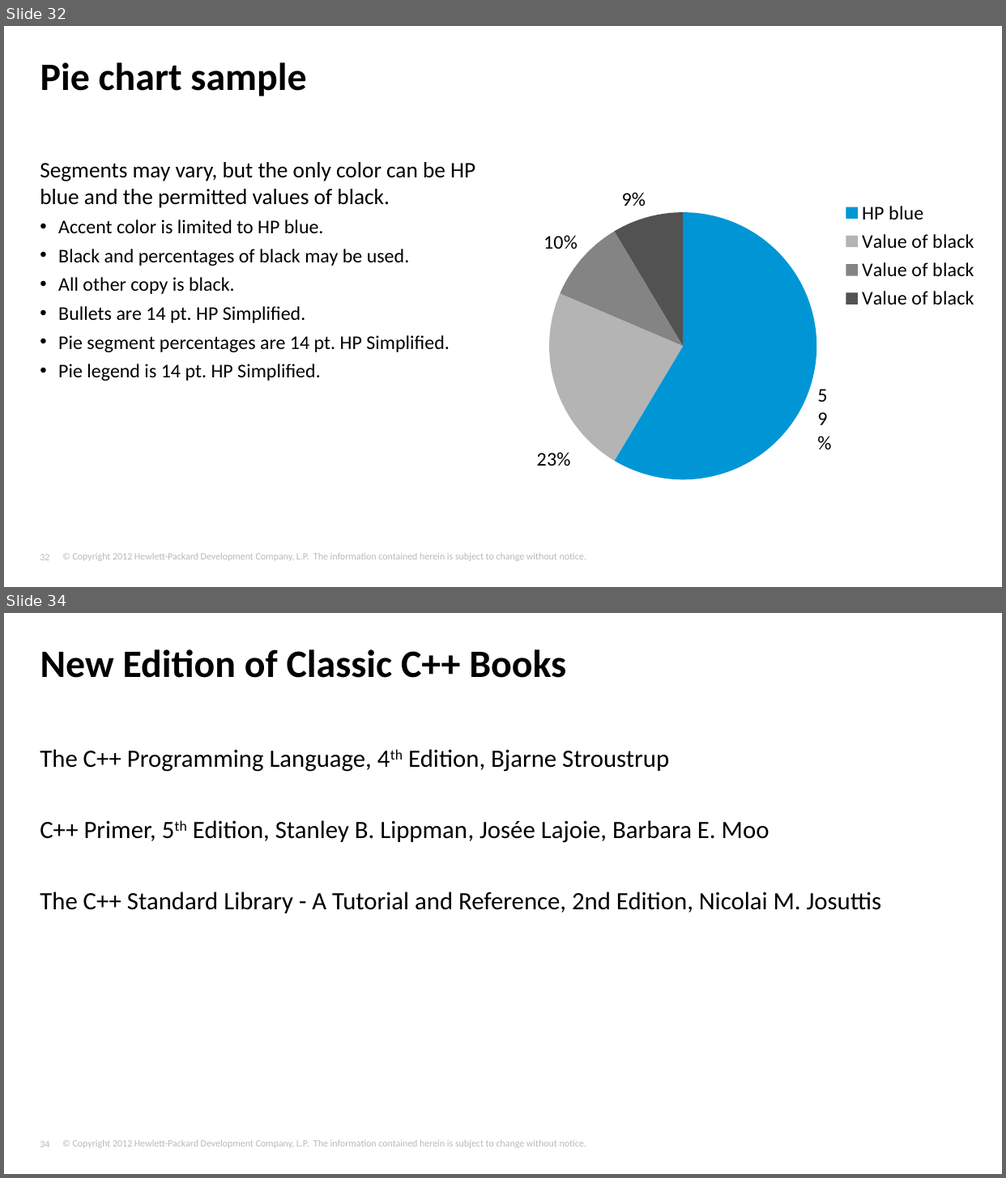
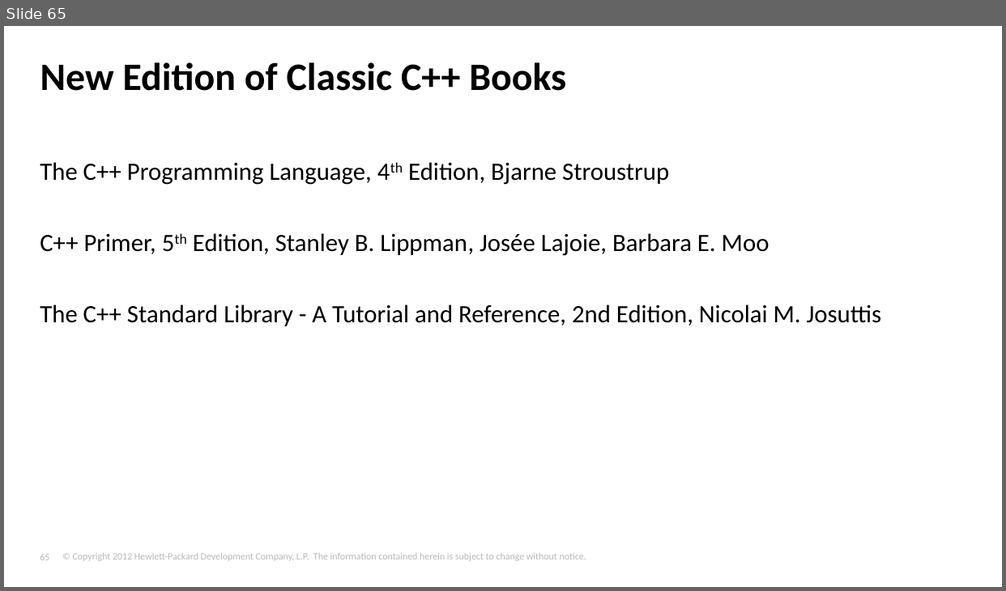
Before and after one commit to tjliupeng/CPP11, a slide deck: C++11.pptx. Shown one above the other, each under a label of ours: slides 32 and 34 before the commit, slide 65 after it; the slides between them are not shown. The pictures are 1006x1178 and 1006x591 pixels, drawn with LibreOffice and Linux fonts; fonts in the diff are those of the drawing; background and template pictures are left out. Boxes give left, top, right and bottom in pixels: in the first picture for what was removed or moved away, otherwise in the second. Text is boxed around its words. In the diff, an @@ line names an element or a change of style, - is before the commit and + after.

```diff
--- a/C++11.pptx
+++ b/C++11.pptx
@@ slide 32 removed at box(4, 26, 1002, 587), background #FFFFFF; not listed: 2 template elements that a slide beside it also shows @@
@@ title removed at box(40, 62, 306, 96) @@
-Pie chart sample
@@ text removed at box(40, 162, 475, 381) @@
-  Segments may vary, but the only color can be HP blue and the permitted values of black.
-    • Accent color is limited to HP blue.
-    • Black and percentages of black may be used.
-    • All other copy is black.
-    • Bullets are 14 pt. HP Simplified.
-    • Pie segment percentages are 14 pt. HP Simplified.
-    • Pie legend is 14 pt. HP Simplified.
@@ pie chart removed at box(499, 168, 997, 518) @@
-categories: HP blue, Value of black, Value of black, Value of black
-Series 1: 59, 23, 10, 9
@@ what was slide 34 is now slide 65 @@
@@ page number at box(40, 554, 49, 561): text changed @@
-34
+65
```
Also in this commit, not shown: 7 slides changed, 46 slides added, 14 other slides removed, 1 other file.
